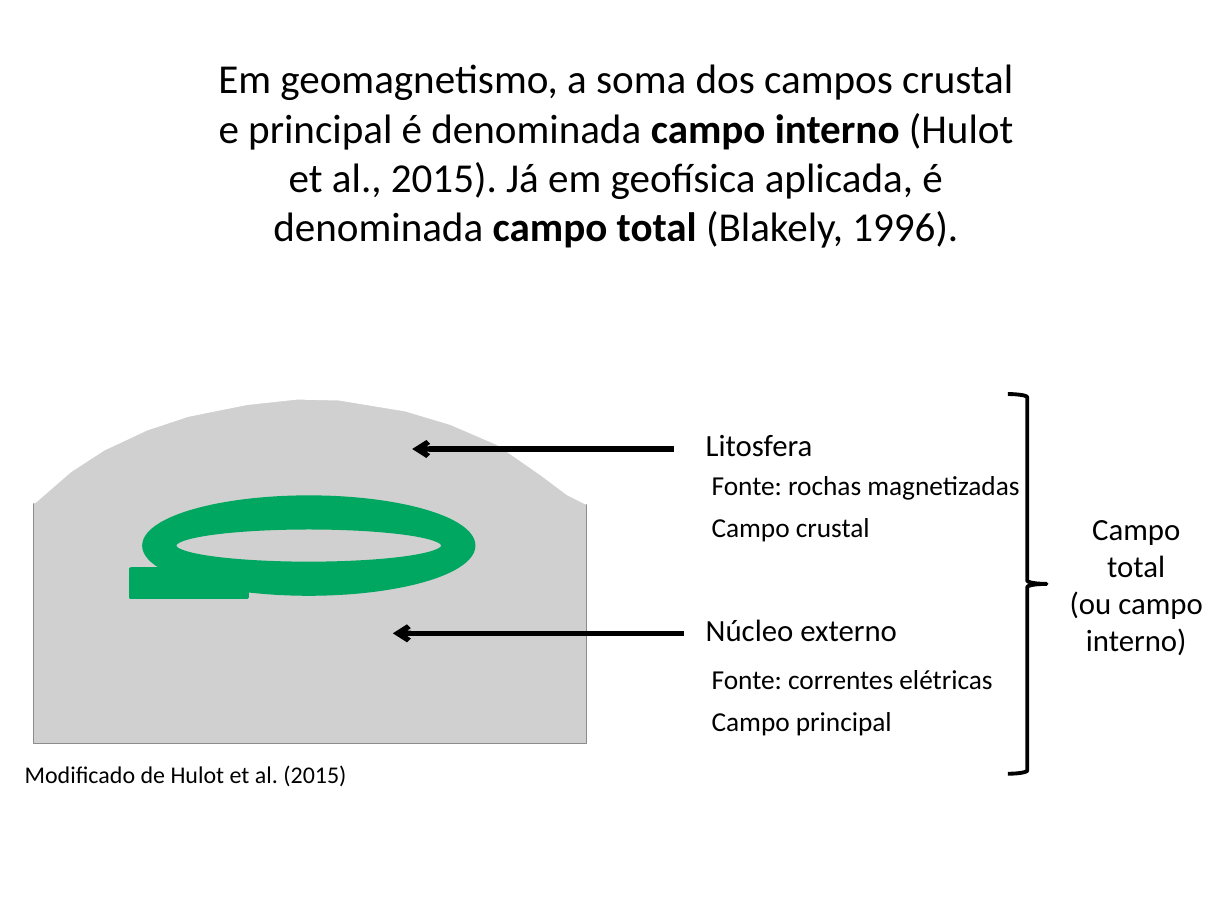
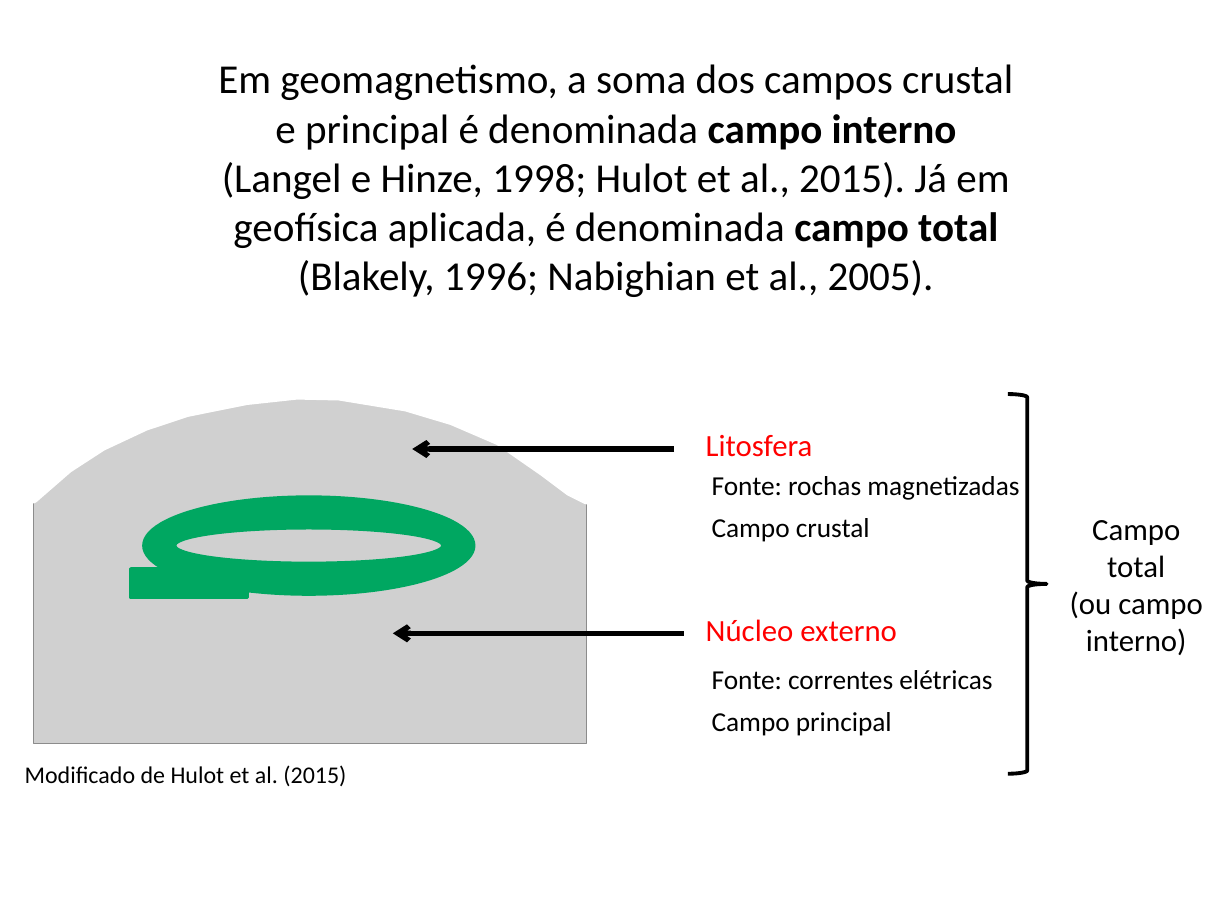
Before and after one commit to pinga-lab/CE-VII-SimBGf-2016, a slide deck: slide 14 of slides/4_anomalia_campo_total.pptx. Drawn at 1232x924 pixels with LibreOffice and Linux fonts; fonts in the diff are those of the drawing; grey boxes stand for pictures. Boxes give left, top, right and bottom in pixels: in the first picture for what was removed or moved away, otherwise in the second. Text is boxed around its words. In the diff, an @@ line names an element or a change of style, - is before the commit and + after.

Commit message:
campo geomagnetico - ate campo externo

```diff
--- a/slides/4_anomalia_campo_total.pptx
+++ b/slides/4_anomalia_campo_total.pptx
@@ text at (218, 64, 1013, 297): text changed @@
-Em geomagnetismo, a soma dos campos crustal e principal é denominada campo interno (Hulot et al., 2015). Já em geofísica aplicada, é denominada campo total (Blakely, 1996).
+Em geomagnetismo, a soma dos campos crustal e principal é denominada campo interno (Langel e Hinze, 1998; Hulot et al., 2015). Já em geofísica aplicada, é denominada campo total (Blakely, 1996; Nabighian et al., 2005).
@@ text "Litosfera" at (706, 435, 813, 457): text colour #000000 to #FF0000 @@
@@ text "Núcleo externo" at (706, 619, 897, 642): text colour #000000 to #FF0000 @@
```
Also in this commit, not shown: 5 other slides changed, 4 slides added.
